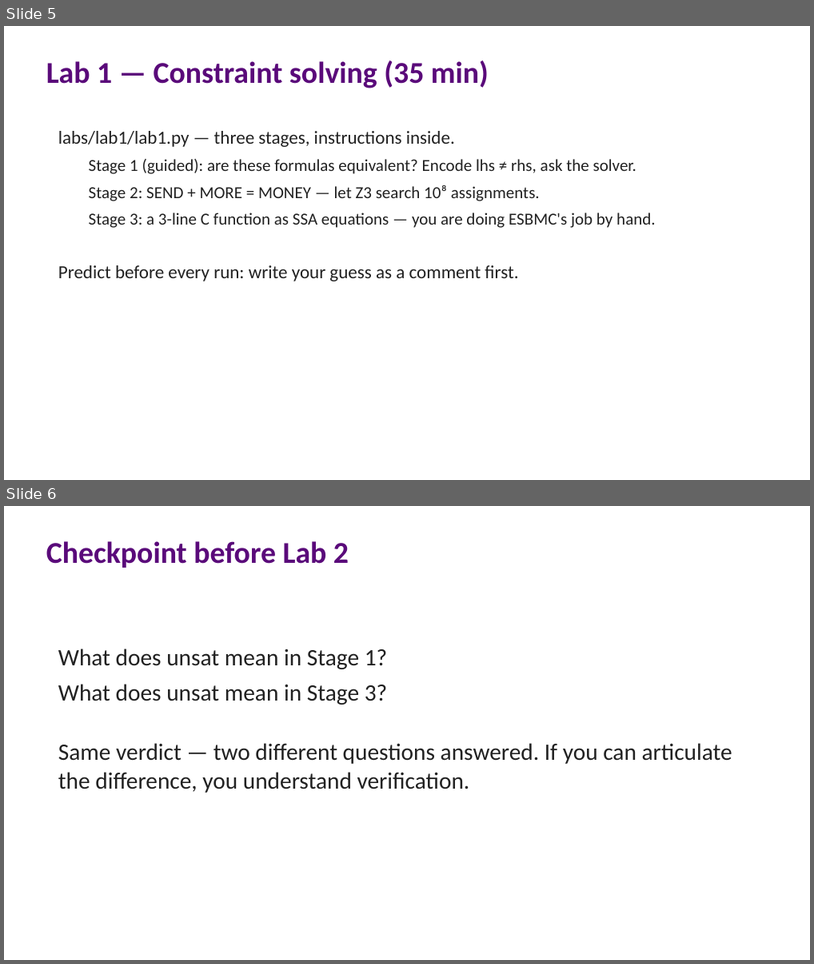
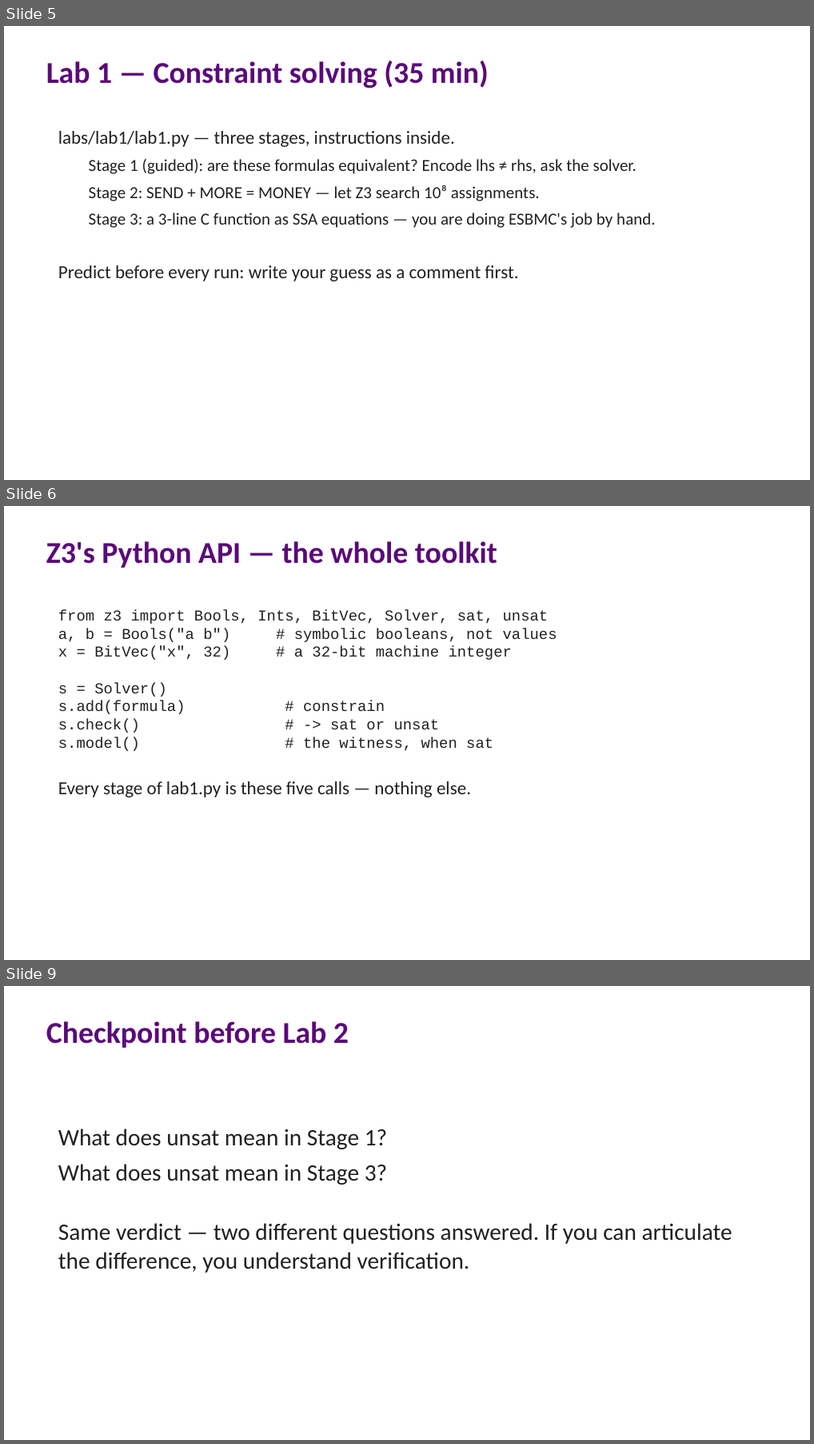
Before and after one commit to lucasccordeiro/unifei, a slide deck: slides/session2/01-session2-hands-on.pptx. Shown one above the other, each under a label of ours: slides 5 and 6 before the commit, slides 5, 6 and 9 after it; the slides between them are not shown. The pictures are 814x964 and 814x1444 pixels, drawn with LibreOffice and Linux fonts; fonts in the diff are those of the drawing. Boxes give left, top, right and bottom in pixels: in the first picture for what was removed or moved away, otherwise in the second. Text is boxed around its words. In the diff, an @@ line names an element or a change of style, - is before the commit and + after.

```diff
--- a/slides/session2/01-session2-hands-on.pptx
+++ b/slides/session2/01-session2-hands-on.pptx
@@ slide 6 added at [4,506,810,960], background #FFFFFF @@
@@ text added at [46,541,498,568], 36 pt, text #5A0A7A, bold @@
+Z3's Python API — the whole toolkit
@@ text added at [58,610,558,797], 18 pt, text #212121 @@
+from z3 import Bools, Ints, BitVec, Solver, sat, unsat
+a, b = Bools("a b") # symbolic booleans, not values
+x = BitVec("x", 32) # a 32-bit machine integer
+s = Solver()
+s.add(formula) # constrain
+s.check() # -> sat or unsat
+s.model() # the witness, when sat
+Every stage of lab1.py is these five calls — nothing else.
@@ what was slide 6 is now slide 9 @@
```
Also in this commit, not shown: 1 slide changed, 4 other slides added, 12 other files.
